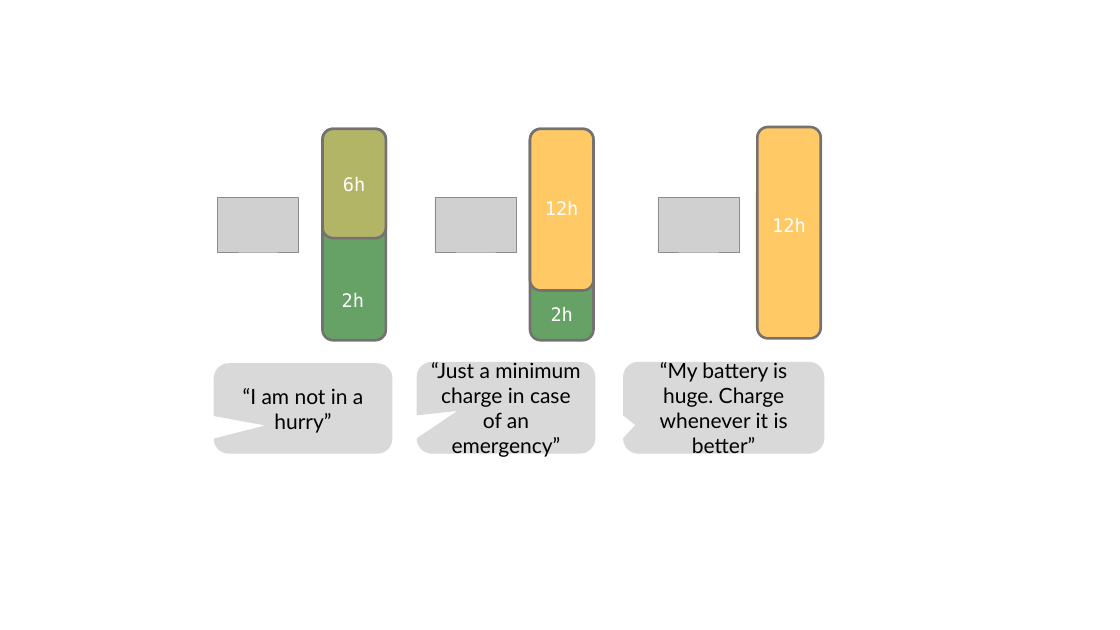
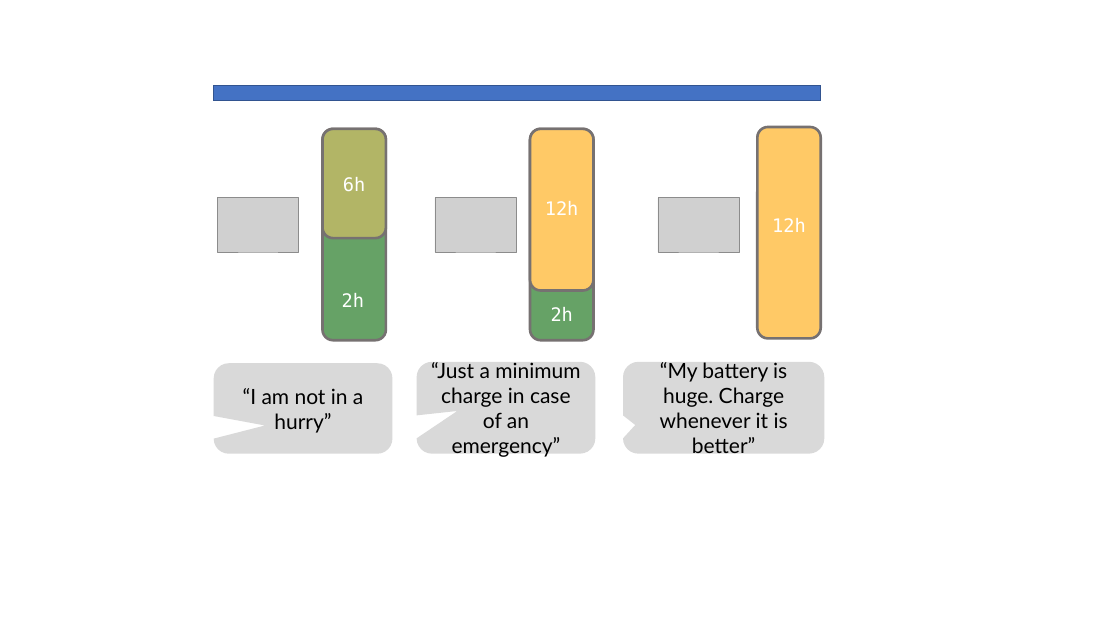
Before and after one commit to cvmartin/eflows.site, a slide deck: slide 10 of support/support_eflows.pptx (slide 9 before the commit). Drawn at 1120x630 pixels with LibreOffice and Linux fonts; fonts in the diff are those of the drawing; grey boxes stand for pictures. Boxes give left, top, right and bottom in pixels: in the first picture for what was removed or moved away, otherwise in the second. Text is boxed around its words. In the diff, an @@ line names an element or a change of style, - is before the commit and + after.

```diff
--- a/support/support_eflows.pptx
+++ b/support/support_eflows.pptx
@@ rectangle added at bbox=[213, 86, 821, 101], fill #4472C4, outline #325491 1 pt @@
```
Also in this commit, not shown: 6 other slides changed, 3 slides added, 6 slides removed, 14 other files.
